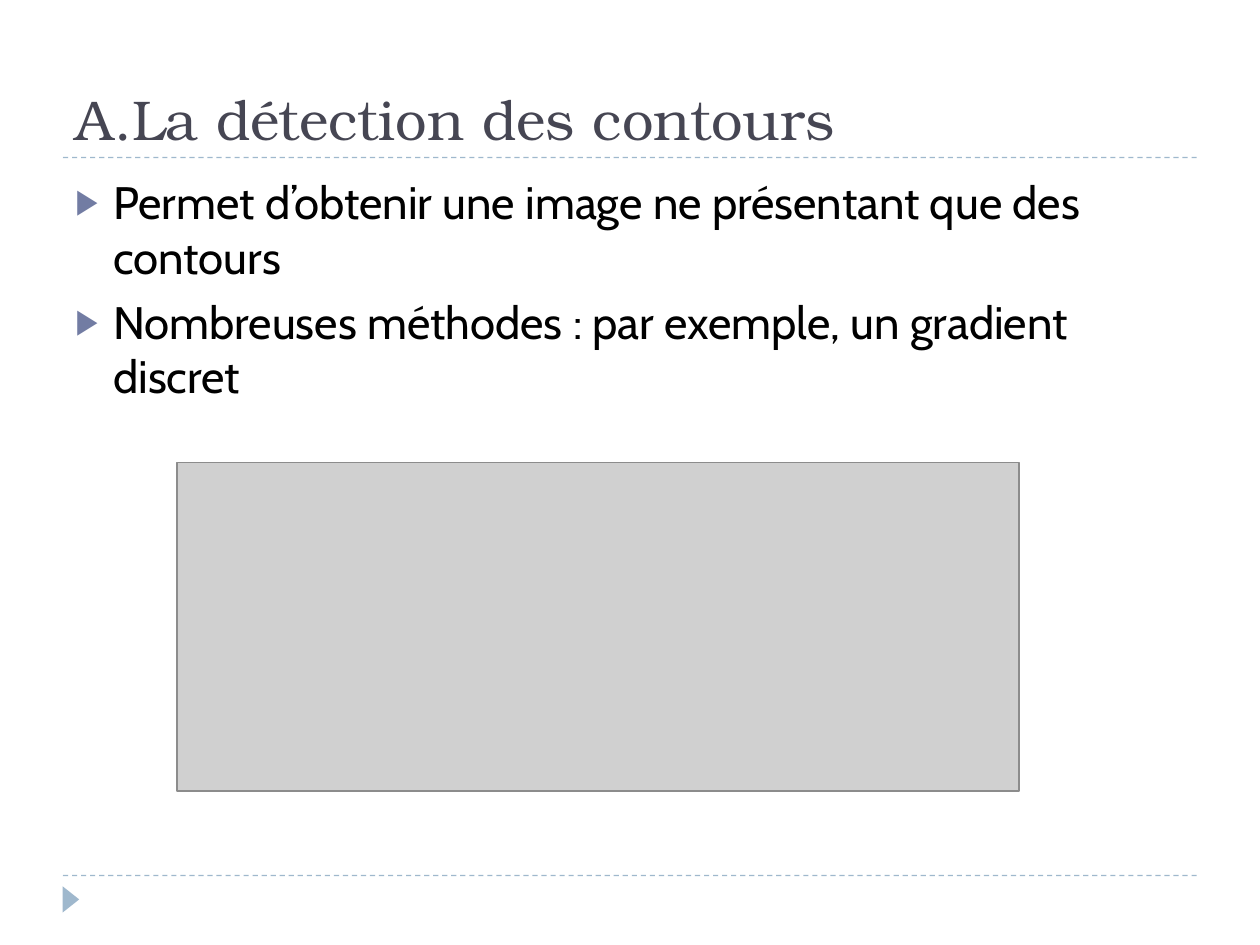
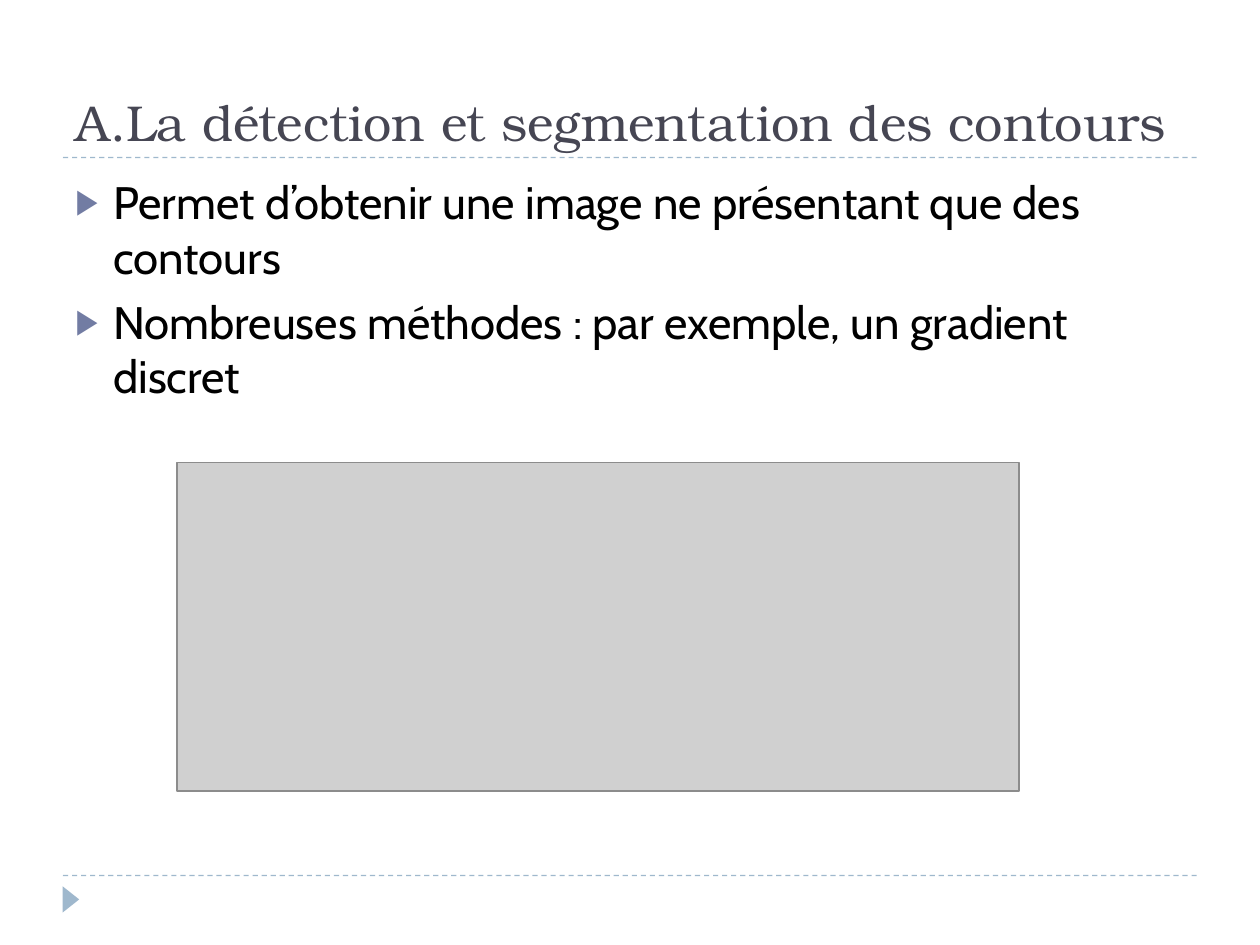
Before and after one commit to Involture/fuuusion, a slide deck: slide 5 of livrables/Oral/Presentation_Tim.pptx (slide 4 before the commit). Drawn at 1260x945 pixels with LibreOffice and Linux fonts; fonts in the diff are those of the drawing; grey boxes stand for pictures. Boxes give left, top, right and bottom in pixels: in the first picture for what was removed or moved away, otherwise in the second. Text is boxed around its words. In the diff, an @@ line names an element or a change of style, - is before the commit and + after.

```diff
--- a/livrables/Oral/Presentation_Tim.pptx
+++ b/livrables/Oral/Presentation_Tim.pptx
@@ title at (75,105,1166,152): text changed; size 32 to 28.8 pt @@
-A.La détection des contours
+A.La détection et segmentation des contours
```
Also in this commit, not shown: 2 other slides changed, 1 slide added, 1 slide removed, 33 other files.
